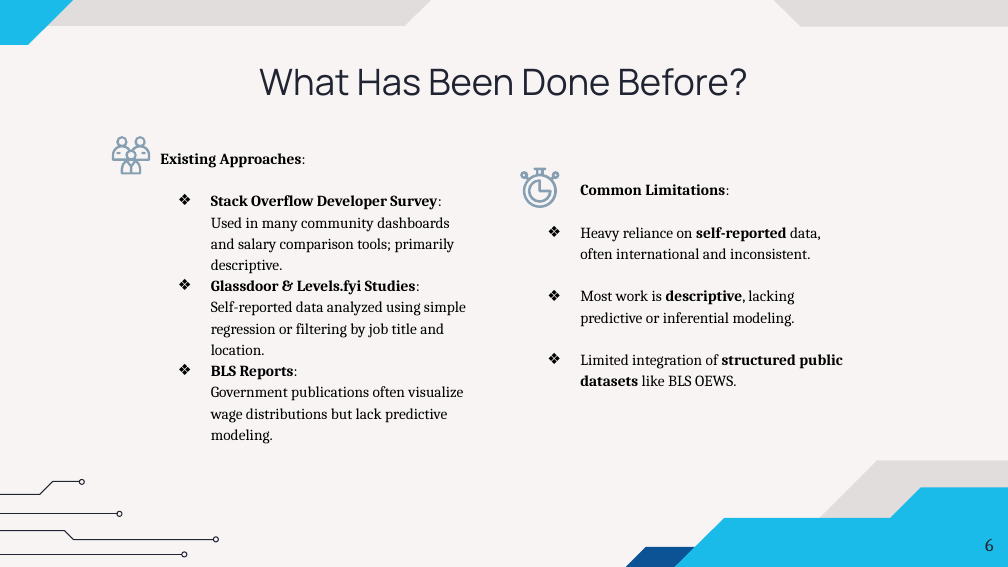
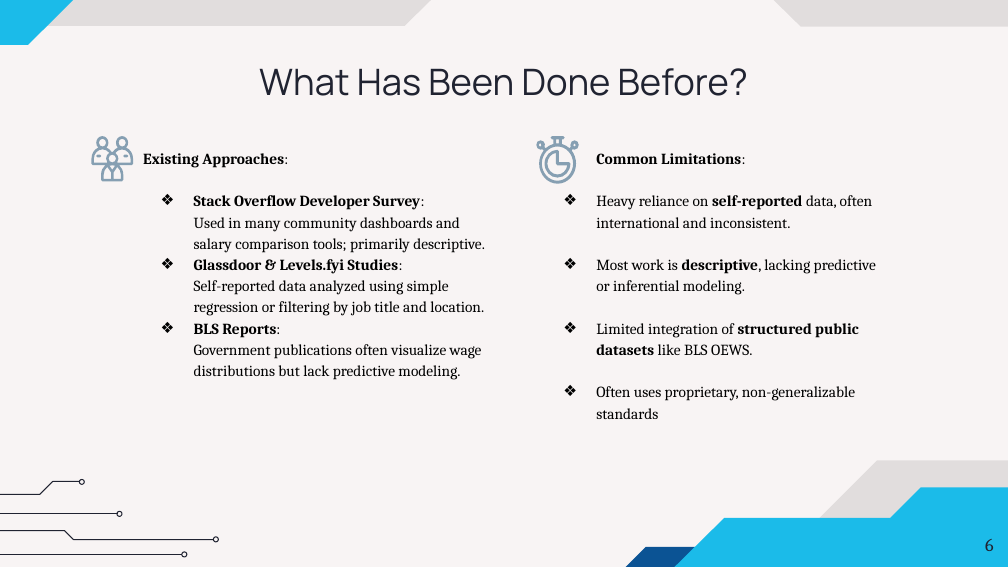
Before and after one commit to DATA606-Capstone-Project/devpay-insights, a slide deck: slide 6 of docs & PPTs/DS606_TeamA_Roman Rosario_Shah_Vakili_SalaryPred_P2.pptx. Drawn at 1008x567 pixels with LibreOffice and Linux fonts; fonts in the diff are those of the drawing. Boxes give left, top, right and bottom in pixels: in the first picture for what was removed or moved away, otherwise in the second. Text is boxed around its words. In the diff, an @@ line names an element or a change of style, - is before the commit and + after.

```diff
--- a/docs & PPTs/DS606_TeamA_Roman Rosario_Shah_Vakili_SalaryPred_P2.pptx
+++ b/docs & PPTs/DS606_TeamA_Roman Rosario_Shah_Vakili_SalaryPred_P2.pptx
@@ freeform shape: place and size @@
-freeform shape at <box>112,136,150,174</box>
+freeform shape at <box>92,136,133,181</box>
@@ subtitle "Existing Approaches:" rewrapped from <box>160,153,466,423</box> to <box>143,153,485,380</box> @@
@@ subtitle "Common Limitations:": place and size @@
-subtitle "Common Limitations:" at <box>580,184,842,386</box>
+subtitle "Common Limitations:" at <box>596,153,876,419</box>
@@ freeform shape: place and size @@
-freeform shape at <box>520,167,559,208</box>
+freeform shape at <box>536,136,580,183</box>
@@ freeform shape: place and size @@
-freeform shape at <box>141,152,146,154</box>
+freeform shape at <box>96,154,101,157</box>
@@ freeform shape: place and size @@
-freeform shape at <box>116,152,121,154</box>
+freeform shape at <box>123,154,128,157</box>
@@ freeform shape: place and size @@
-freeform shape at <box>528,179,552,203</box>
+freeform shape at <box>544,150,571,178</box>
@@ subtitle at <box>596,386,855,419</box>: paragraph added @@
+❖ Often uses proprietary, non-generalizable standards
```
Also in this commit, not shown: 11 other slides changed, 7 slides added, 1 other file.
